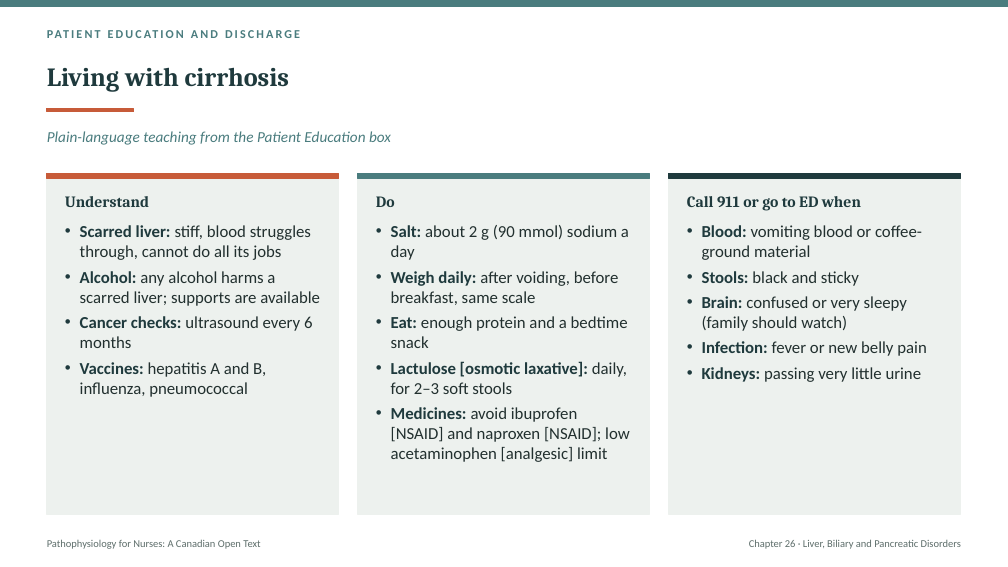
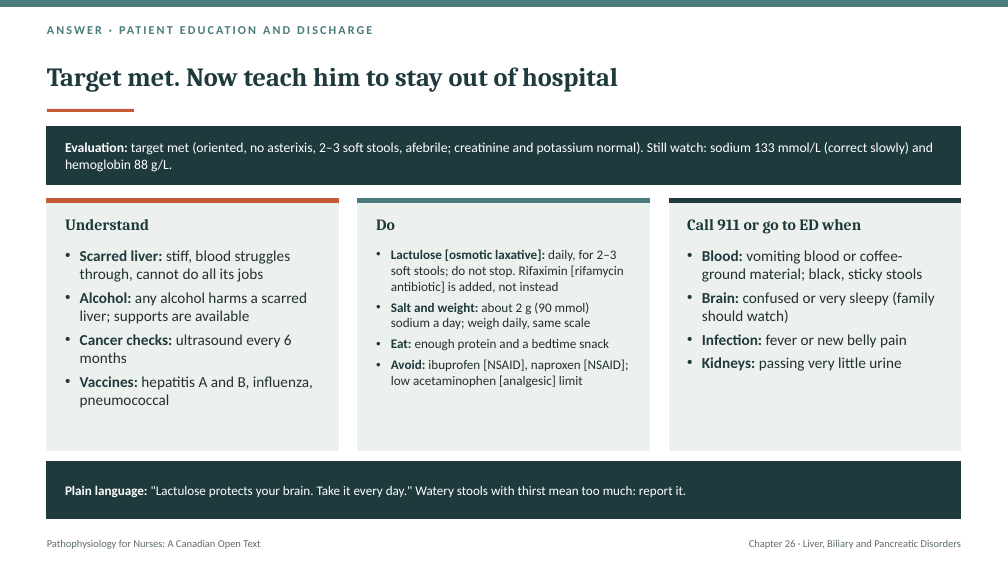
Before and after one commit to andrewleenl/opensourcenursing, a slide deck: slide 48 of Ch26_Liver_Biliary_and_Pancreatic_Disorders_Lecture_Presentation.pptx (slide 38 before the commit). Drawn at 1008x567 pixels with LibreOffice and Linux fonts; fonts in the diff are those of the drawing. Boxes give left, top, right and bottom in pixels: in the first picture for what was removed or moved away, otherwise in the second. Text is boxed around its words. In the diff, an @@ line names an element or a change of style, - is before the commit and + after.

```diff
--- a/Ch26_Liver_Biliary_and_Pancreatic_Disorders_Lecture_Presentation.pptx
+++ b/Ch26_Liver_Biliary_and_Pancreatic_Disorders_Lecture_Presentation.pptx
@@ text at <box>47,23,961,45</box>: text changed @@
-PATIENT EDUCATION AND DISCHARGE
+ANSWER · PATIENT EDUCATION AND DISCHARGE
@@ text "ANSWER · PATIENT EDUCATION AND ..." at <box>47,23,961,45</box>: vertical alignment middle to top @@
@@ title at <box>47,67,618,92</box>: text changed @@
-Living with cirrhosis
+Target met. Now teach him to stay out of hospital
@@ text removed at <box>47,131,391,145</box> @@
-Plain-language teaching from the Patient Education box
@@ rectangle added at <box>47,127,961,185</box>, fill #1F3A3D, outline #1F3A3D 1 pt @@
@@ text added at <box>65,142,933,172</box>, 13 pt, text #FFFFFF @@
+Evaluation: target met (oriented, no asterixis, 2–3 soft stools, afebrile; creatinine and potassium normal). Still watch: sodium 133 mmol/L (correct slowly) and hemoglobin 88 g/L.
@@ rectangle: place and size @@
-rectangle at <box>47,174,339,514</box>
+rectangle at <box>47,198,339,451</box>
@@ 3 texts, 3 rectangles: place and size @@
-3 texts, 3 rectangles at <box>47,174,961,211</box>
+3 texts, 3 rectangles at <box>47,198,961,234</box>
@@ rectangle: place and size @@
-rectangle at <box>358,174,650,514</box>
+rectangle at <box>358,198,650,451</box>
@@ rectangle: place and size @@
-rectangle at <box>669,174,961,514</box>
+rectangle at <box>669,198,961,451</box>
@@ text "Scarred liver: stiff, blood struggles ...": place and size @@
-text "Scarred liver: stiff, blood struggles ..." at <box>80,225,320,397</box>
+text "Scarred liver: stiff, blood struggles ..." at <box>80,250,313,408</box>
@@ text "Scarred liver: stiff, blood struggles ..." at <box>80,250,313,408</box>: size 16 to 14.5 pt @@
@@ text "Lactulose [osmotic laxative]: daily, for ...": place and size @@
-text "Lactulose [osmotic laxative]: daily, for ..." at <box>391,225,630,462</box>
+text "Lactulose [osmotic laxative]: daily, for ..." at <box>391,249,629,388</box>
@@ text at <box>391,249,624,330</box>: text changed; size 16 to 12.5 pt @@
-• Salt: about 2 g (90 mmol) sodium a day
-• Weigh daily: after voiding, before breakfast, same scale
+• Lactulose [osmotic laxative]: daily, for 2–3 soft stools; do not stop. Rifaximin [rifamycin antibiotic] is added, not instead
+• Salt and weight: about 2 g (90 mmol) sodium a day; weigh daily, same scale
@@ text "Blood: vomiting blood or coffee-ground ...": place and size @@
-text "Blood: vomiting blood or coffee-ground ..." at <box>702,225,926,382</box>
+text "Blood: vomiting blood or coffee-ground ..." at <box>702,250,934,371</box>
@@ text at <box>702,250,922,282</box>: text changed; size 16 to 14.5 pt @@
-• Blood: vomiting blood or coffee-ground material
-• Stools: black and sticky
+• Blood: vomiting blood or coffee-ground material; black, sticky stools
@@ text at <box>702,292,934,371</box>: size 16 to 14.5 pt in "Brain: confused or very sleepy (family should ...", "Infection: fever or new belly pain", "Kidneys: passing very little urine" @@
@@ text at <box>391,359,629,388</box>: text changed; size 16 to 12.5 pt @@
-• Lactulose [osmotic laxative]: daily, for 2–3 soft stools
-• Medicines: avoid ibuprofen [NSAID] and naproxen [NSAID]; low acetaminophen [analgesic] limit
+• Avoid: ibuprofen [NSAID], naproxen [NSAID]; low acetaminophen [analgesic] limit
@@ text at <box>391,339,609,351</box>: size 16 to 12.5 pt in "Eat: enough protein and a bedtime snack" @@
@@ rectangle added at <box>47,461,961,519</box>, fill #1F3A3D, outline #1F3A3D 1 pt @@
@@ text added at <box>65,485,687,498</box>, 12.5 pt, text #FFFFFF @@
+Plain language: "Lactulose protects your brain. Take it every day." Watery stools with thirst mean too much: report it.
```
Also in this commit, not shown: 34 other slides changed, 20 slides added, 15 slides removed, 2 other files.
